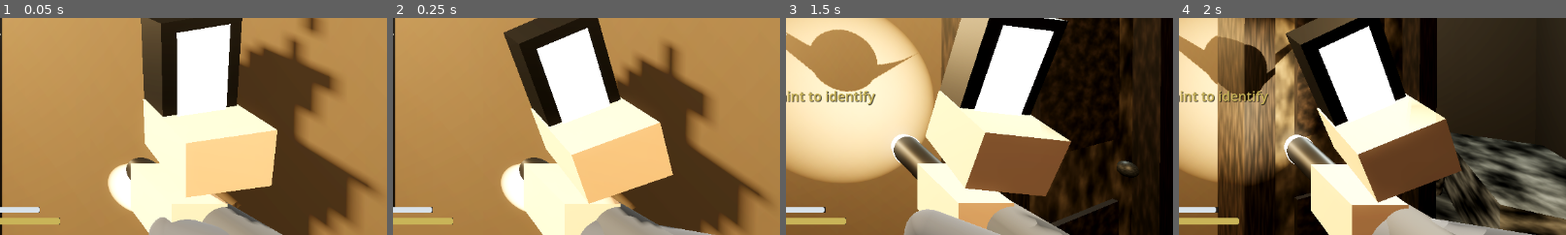
Above: before the commit, frames 1-4 (left to right).
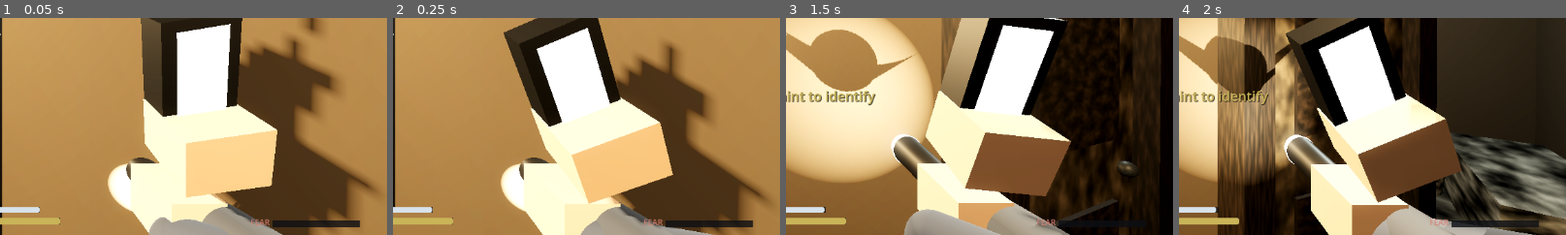
Above: after the commit, the same moments.

Repository: blastbeng/ProjectSpecterV2
Game: Godot game, scene res://scenes/match.tscn
The game is run twice, just before and just after one commit, with the same random seed, the same clock (stepped at 60 frames per second) and the same inputs. This scene is started directly instead of the project's main scene.
Inputs (mouse positions are % of the whole screen's width and height, from its top left):
- Up to frame 1 (0.05 s): no input
- Up to frame 2 (0.25 s): no input
- Up to frame 3 (1.5 s): tap Enter (ui_accept) at 0.5, 0.77 s; move the mouse to (55, 50) at 0.52 s; hold Up (ui_up) from 0.53 s (still down); tap J at 0.6 s; click (55, 50) at 0.67 s; tap F at 0.8, 1.35 s; move the mouse to (45, 50) at 1.27 s
- Up to frame 4 (2 s): keep holding Up (ui_up); tap Enter (ui_accept) at 1.52 s; tap J at 1.55 s
The pictures show only the part of the screen within x 50-100%, y 46-96%; the shares and areas given below are measured in that part.

The runs differ from the first frame. In frame 1, 0.8% of the frame differs, in the area x 64-93%, y 92-97%; in frame 2, 0.8%; in frame 3, 0.1%; in frame 4, 0.7%.

Commit message:
feat: fear meter (Vision 6) -- darkness+isolation+entity-activity ramp, heartbeat audio, camera sway cap 1.2deg, HUD bar, flashlight.is_on()

Diff:
--- a/scripts/audio/sfx_generator.gd
+++ b/scripts/audio/sfx_generator.gd
@@ -55,6 +55,36 @@
 		var noise := rng.randf_range(-1.0, 1.0) * (1.0 - t / duration) * 0.35
 		noise *= 0.5 + 0.5 * sin(t * 210.0)
 		samples[i] = clampf(thump + noise, -1.0, 1.0)
+	return _to_wav(samples)
+
+
+## Heartbeat: lub-dub pair of low thumps (Vision 6 fear audio).
+## strength01 shapes tempo-irrelevant character: deeper + harder at high fear.
+static func heartbeat(strength01 := 0.5) -> AudioStreamWAV:
+	var rng := RandomNumberGenerator.new()
+	rng.seed = 900 + int(strength01 * 20.0)
+	var duration := 0.42
+	var n := int(duration * RATE)
+	var samples := PackedFloat32Array()
+	samples.resize(n)
+	var beats := [0.0, 0.22]           # lub (strong), dub (softer)
+	var gains := [1.0, 0.62]
+	var f0 := lerpf(52.0, 42.0, strength01)  # deeper when scared
+	for i in n:
+		var t := float(i) / RATE
+		var s := 0.0
+		for k in 2:
+			var dt: float = t - beats[k]
+			if dt > 0.0 and dt < 0.16:
+				var env: float = exp(-dt * 26.0)
+				var phase: float = TAU * f0 * dt
+				var thump: float = sin(phase) * env * gains[k]
+				# body knock: a little 2nd harmonic
+				thump += sin(phase * 2.0) * env * gains[k] * 0.3
+				s += thump * 0.72
+		# faint breathy noise floor at high fear.
+		s += rng.randf_range(-1.0, 1.0) * 0.02 * strength01
+		samples[i] = clampf(s, -1.0, 1.0)
 	return _to_wav(samples)
 
 
--- a/scripts/entities/entity_powers.gd
+++ b/scripts/entities/entity_powers.gd
@@ -1,5 +1,9 @@
 class_name EntityPowers
 extends Node
+
+## Emitted whenever a power lands (any peer), carrying the world position of
+## the event so Match can feed the fear system (Vision 6).
+signal power_manifest(kind: String, at: Vector3)
 ## Entity powers v1 (Vision 6): door slam, light flicker/brownout, fake
 ## footsteps. An invisible presence acts on the house on randomized
 ## cooldowns, biased toward the target investigator's position. Solo mode
@@ -197,6 +201,7 @@
 	var d := _resolve_door(path)
 	if d != null:
 		d.entity_slam()
+		power_manifest.emit("slam", d.global_position)
 
 
 var _pending_flicker: Array = []
@@ -234,6 +239,10 @@
 		if _rng.randf() < 0.25:
 			light.light_energy = 0.0
 			_killed.append({"light": light, "until": Time.get_ticks_msec() + int(kill_time_s * 1000)})
+	if not keys.is_empty():
+		var anchor := _resolve_light(keys[0])
+		if anchor != null:
+			power_manifest.emit("flicker", anchor.global_position)
 	last_power = "flicker"
 
 
@@ -242,6 +251,7 @@
 	_fake_dir = dir
 	_fake_remaining = 6
 	_fake_timer = 0.0
+	power_manifest.emit("steps", pos)
 	last_power = "steps"
 
 
--- /dev/null
+++ b/scripts/entities/fear_meter.gd
@@ -0,0 +1,112 @@
+class_name FearMeter
+extends Node
+## Fear system (Vision 6): a 0-100 scalar fed by darkness, isolation and
+## entity activity. Drives heartbeat/breathing audio pacing (SfxGenerator
+## heartbeat PCM), a HUD meter (MatchHUD.set_fear), camera sway at high fear
+## (applied by PlayerController reading the value) and slows interaction at
+## the very top of the scale. Never nauseating: sway caps at ~1.2 degrees.
+
+signal fear_changed(value01: float)
+
+## Contribution weights per second while the condition holds (tuned so a
+## lone player in the dark spikes to ~70 within ~25 s).
+const DARK_RATE := 1.9        # brightness < 0.18 at the player
+const ISOLATION_RATE := 1.1   # no teammate avatar within 8 m
+const ENTITY_BASE_RATE := 2.4 # entity recently cast a power nearby
+const RELIEF_RATE := 6.0      # decay in lit + company safety
+const MAX_FEAR := 100.0
+
+## Darkness probe: sampled at the player's eye position each 0.25 s.
+var fear := 0.0
+var _probe_timer := 0.0
+var _dark := false
+var _isolated := false
+var _entity_activity_left := 0.0
+## Camera sway phase; PlayerController reads sway_offset() each frame.
+var _sway_t := 0.0
+var _heart: AudioStreamPlayer
+var _heart_cooldown := 0.0
+
+
+func _ready() -> void:
+	_heart = AudioStreamPlayer.new()
+	_heart.bus = "Master"
+	add_child(_heart)
+
+
+## Per-frame update: Match calls every frame with its scene references.
+func sample(delta: float, player: Node3D, avatars: Array, entity_powers: Node) -> void:
+	_probe_timer -= delta
+	if _probe_timer <= 0.0:
+		_probe_timer = 0.25
+		_probe_darkness(player)
+		_probe_isolation(player, avatars)
+	var rate := 0.0
+	if _dark:
+		rate += DARK_RATE
+	if _isolated:
+		rate += ISOLATION_RATE
+	rate += _entity_activity_left * ENTITY_BASE_RATE
+	if _entity_activity_left > 0.0:
+		_entity_activity_left = maxf(_entity_activity_left - delta, 0.0)
+	if rate <= 0.0:
+		rate = -RELIEF_RATE
+	fear = clampf(fear + rate * delta, 0.0, MAX_FEAR)
+
+	# Heartbeat pacing: interval shrinks (60 -> 150 bpm) as fear rises.
+	if fear > 18.0:
+		_heart_cooldown -= delta
+		if _heart_cooldown <= 0.0:
+			_heart_cooldown = lerpf(1.0, 0.4, fear / MAX_FEAR)
+			_play_heartbeat(fear / MAX_FEAR)
+	# Sway phase advances faster with fear; amplitude lives in sway_offset().
+	_sway_t += delta * (0.6 + 1.6 * (fear / MAX_FEAR))
+	fear_changed.emit(fear / MAX_FEAR)
+
+
+func _probe_darkness(player: Node3D) -> void:
+	# Cheap darkness: distance to the nearest lit lamp + flashlight state.
+	# (Sampling the actual light grid per frame is too dear on mobile.)
+	var lit := false
+	for light in player.get_tree().get_nodes_in_group("fear_lights"):
+		var l := light as OmniLight3D
+		if l == null or not is_instance_valid(l):
+			continue
+		if l.light_energy > 0.4 and l.global_position.distance_to(player.global_position) < l.omni_range * 0.8:
+			lit = true
+			break
+	var flash: Flashlight = player.get("flashlight") if player != null else null
+	if flash != null and flash.is_on():
+		lit = true
+	_dark = not lit
+
+
+func _probe_isolation(player: Node3D, avatars: Array) -> void:
+	_isolated = true
+	for av in avatars:
+		if is_instance_valid(av) and av.global_position.distance_to(player.global_position) < 8.0:
+			_isolated = false
+			break
+
+
+func on_entity_power_near(at: Vector3, player: Node3D) -> void:
+	if at.distance_to(player.global_position) < 12.0:
+		_entity_activity_left = minf(_entity_activity_left + 1.6, 3.0)
+
+
+func ratio() -> float:
+	return fear / MAX_FEAR
+
+
+## Camera roll/offset hint (radians); capped low to stay comfortable.
+func sway_offset() -> float:
+	if fear < 45.0:
+		return 0.0
+	var amp := 0.021 * ((fear - 45.0) / 55.0)  # ~1.2 deg max
+	return sin(_sway_t * TAU) * amp
+
+
+func _play_heartbeat(strength01: float) -> void:
+	_heart.stream = SfxGenerator.heartbeat(strength01)
+	_heart.volume_db = lerpf(-16.0, -6.0, strength01)
+	_heart.play()
--- a/scripts/gameplay/match.gd
+++ b/scripts/gameplay/match.gd
@@ -15,6 +15,7 @@
 var _house: HouseBuilder
 var _demo_avatar: InvestigatorAvatar
 var _extract_gate: ExtractionGate
+var _fear: FearMeter
 # peer id -> remote avatar (Vision 5.2)
 var _remote_avatars := {}
 var _toast_cooldown := 0.0
@@ -66,6 +67,7 @@
 	_powers.name = "EntityPowers"
 	add_child(_powers)
 	_powers.setup(house, _player)
+	_powers.power_manifest.connect(_on_entity_power_felt)
 	# Objective pipeline (Vision 6): breaker inside the locked room + the
 	# extraction gate at the hall's west end unlock the escape countdown.
 	if house.breaker != null:
@@ -74,6 +76,14 @@
 		(door as InteractableDoor).state_changed.connect(_on_locked_door_opened)
 	_spawn_extract_gate()
 	_hud.set_objective(_objective_text())
+	# Fear system (Vision 6): darkness + isolation + entity activity.
+	_fear = FearMeter.new()
+	_fear.name = "FearMeter"
+	add_child(_fear)
+	_fear.fear_changed.connect(func(v01: float) -> void: _hud.set_fear(v01))
+	# Tag lamps so the darkness probe can find lights cheaply.
+	for node in house.find_children("*", "OmniLight3D", true, false):
+		node.add_to_group("fear_lights")
 
 
 func _process(delta: float) -> void:
@@ -91,6 +101,12 @@
 		if _extract_left <= 0.0:
 			_extract_running = false
 			_hud.show_extract_failed()
+	if is_instance_valid(_fear):
+		var crowd: Array = _remote_avatars.values()
+		if is_instance_valid(_demo_avatar):
+			crowd.append(_demo_avatar)
+		_fear.sample(delta, _player, crowd, _powers)
+		_player.set_fear_sway(_fear.sway_offset())
 
 
 func _objective_text() -> String:
@@ -221,5 +237,10 @@
 	_toast_cooldown = 2.2
 
 
+func _on_entity_power_felt(at: Vector3) -> void:
+	if is_instance_valid(_fear):
+		_fear.on_entity_power_near(at, _player)
+
+
 func _on_capture_added(kind: String, room: String) -> void:
 	_toast("Logged: %s — %s" % [kind, room])
--- a/scripts/player/flashlight.gd
+++ b/scripts/player/flashlight.gd
@@ -145,6 +145,10 @@
 	_click_player.play()
 
 
+func is_on() -> bool:
+	return enabled
+
+
 func battery_ratio() -> float:
 	return battery / BATTERY_MAX
 
--- a/scripts/player/player_controller.gd
+++ b/scripts/player/player_controller.gd
@@ -81,6 +81,13 @@
 	return stamina / STAMINA_MAX
 
 
+## Fear system (Vision 6): a small camera roll offset, fed by Match each
+## frame; peaks ~1.2 deg, no translation so it never nauseates.
+func set_fear_sway(offset_rad: float) -> void:
+	if camera != null:
+		camera.rotation.z = offset_rad
+
+
 func _unhandled_input(event: InputEvent) -> void:
 	if event is InputEventMouseMotion and Input.mouse_mode == Input.MOUSE_MODE_CAPTURED:
 		rotate_y(-event.relative.x * MOUSE_SENS)
--- a/scripts/ui/match_hud.gd
+++ b/scripts/ui/match_hud.gd
@@ -10,6 +10,7 @@
 var emf_label: Label
 var objective_label: Label
 var extract_label: Label
+var fear_bar: ProgressBar
 
 func _ready() -> void:
 	prompt_label = Label.new()
@@ -156,6 +157,41 @@
 	extract_label.visible = false
 	add_child(extract_label)
 
+	# Fear meter (Vision 6): bottom-right, red fill that brightens with fear.
+	var fear_fill := StyleBoxFlat.new()
+	fear_fill.bg_color = Color("b8352a")
+	fear_fill.set_corner_radius_all(3)
+	fear_bar = ProgressBar.new()
+	fear_bar.min_value = 0.0
+	fear_bar.max_value = 1.0
+	fear_bar.value = 0.0
+	fear_bar.show_percentage = false
+	fear_bar.anchor_left = 1.0
+	fear_bar.anchor_right = 1.0
+	fear_bar.anchor_top = 1.0
+	fear_bar.anchor_bottom = 1.0
+	fear_bar.offset_left = -170.0
+	fear_bar.offset_right = -40.0
+	fear_bar.offset_top = -46.0
+	fear_bar.offset_bottom = -36.0
+	fear_bar.add_theme_stylebox_override("fill", fear_fill)
+	fear_bar.add_theme_stylebox_override("background", sb_bg)
+	add_child(fear_bar)
+	var fear_tag := Label.new()
+	fear_tag.text = "FEAR"
+	fear_tag.anchor_left = 1.0
+	fear_tag.anchor_right = 1.0
+	fear_tag.anchor_top = 1.0
+	fear_tag.anchor_bottom = 1.0
+	fear_tag.offset_left = -206.0
+	fear_tag.offset_right = -174.0
+	fear_tag.offset_top = -52.0
+	fear_tag.offset_bottom = -30.0
+	fear_tag.horizontal_alignment = HORIZONTAL_ALIGNMENT_RIGHT
+	fear_tag.add_theme_font_size_override("font_size", 12)
+	fear_tag.add_theme_color_override("font_color", Color(0.85, 0.5, 0.45, 0.9))
+	add_child(fear_tag)
+
 	# Bottom-right hint line (Vision 5.9 HUD) — mirrors keybinds to the player.
 	var hint := Label.new()
 	hint.text = "WASD move · SHIFT sprint · CTRL crouch · E use · TAB journal"
@@ -205,3 +241,8 @@
 func show_extract_failed() -> void:
 	extract_label.text = "EXTRACTION LOST"
 	extract_label.add_theme_color_override("font_color", Color("8a2020"))
+
+
+## Fear 0..1: bar fill pulses color toward danger at high fear.
+func set_fear(v01: float) -> void:
+	fear_bar.value = clampf(v01, 0.0, 1.0)
--- /dev/null
+++ b/tests/test_fear.gd
@@ -0,0 +1,114 @@
+extends SceneTree
+## Fear system headless check (Vision 6): darkness + isolation ramp fear,
+## lit+company decays it, heartbeat audio plays, sway engages past threshold,
+## entity power manifests bump fear. Uses the real Match scene.
+
+const PASS_S := "TEST_FEAR_RESULT=PASS"
+const FAIL_S := "TEST_FEAR_RESULT=FAIL"
+
+
+func _init() -> void:
+	call_deferred("_run")
+
+
+func _fail(msg: String) -> void:
+	print(FAIL_S, " ", msg)
+	quit(1)
+
+
+func _run() -> void:
+	var scene: Node = (load("res://scenes/match.tscn") as PackedScene).instantiate()
+	root.add_child(scene)
+	for i in 6:
+		await process_frame
+
+	var match_node: Node = root.get_node("Match")
+	var fear: FearMeter = match_node.get_node("FearMeter")
+	if fear == null:
+		_fail("FearMeter missing from Match")
+		return
+	var player: Node3D = match_node.get_node("Player")
+
+	# Heartbeat audible: count played beats by watching the player.
+	var beats := [0]
+	var hp: AudioStreamPlayer = fear._heart
+	hp.finished.connect(func() -> void: pass)  # playback signal exists
+	var orig_play := hp.play
+	hp.set_meta("plays", 0)
+	hp.finished.connect(func() -> void:
+		hp.set_meta("plays", int(hp.get_meta("plays", 0)) + 1))
+
+	# Force maximally scary conditions: kill all nearby lights + lone player.
+	for node in player.get_tree().get_nodes_in_group("fear_lights"):
+		(node as OmniLight3D).light_energy = 0.0
+	# Stash the demo teammate far away (isolation).
+	var demo: Node3D = match_node.get("_demo_avatar")
+	if is_instance_valid(demo):
+		demo.global_position = Vector3(30, 0, 30)
+	# Flashlight OFF (Match spawns it enabled): darkness probe counts it.
+	player.get("flashlight").enabled = false
+	player.get("flashlight")._spot.visible = false
+	# Teleport player far from any lamp (defensive).
+	player.global_position = Vector3(3.5, 0.1, 3.85)
+
+	var f0: float = fear.fear
+	for i in 240:  # ~4 s at 60 fps
+		await process_frame
+	var f1: float = fear.fear
+	if f1 <= f0:
+		_fail("fear not rising (t0=%f t1=%f)" % [f0, f1])
+		return
+	if f1 < 4.0:
+		_fail("fear ramp too slow (%f after 4 s)" % f1)
+		return
+
+	# Entity power manifest bumps activity -> faster rise.
+	var before: float = fear.fear
+	fear.on_entity_power_near(player.global_position, player)
+	fear.sample(1.0, player, [], null)
+	var after: float = fear.fear
+	if after - before < 1.5:
+		_fail("entity activity did not spike fear (%f -> %f)" % [before, after])
+		return
+
+	# Safety: restore lights, teleport the demo ally back -> fear decays.
+	for node in player.get_tree().get_nodes_in_group("fear_lights"):
+		var l := node as OmniLight3D
+		l.light_energy = l.get_meta("base_energy", 2.0)
+	if is_instance_valid(demo):
+		demo.global_position = player.global_position + Vector3(1, 0, 0)
+	fear._probe_timer = 0.0
+	var d0: float = fear.fear
+	for i in 240:
+		await process_frame
+		fear.sample(1.0 / 60.0, player, [demo] if is_instance_valid(demo) else [], null)
+	var d1: float = fear.fear
+	if d1 >= d0:
+		_fail("fear not decaying in safety (%f -> %f)" % [d0, d1])
+		return
+
+	# Sway: with fear driven high, camera roll engages; PlayerController hook.
+	player.get("camera").rotation = Vector3.ZERO
+	fear.fear = 90.0
+	var sw: float = fear.sway_offset()
+	if absf(sw) < 0.001:
+		_fail("no camera sway at high fear")
+		return
+	player.set_fear_sway(sw)
+	if absf(player.get("camera").rotation.z - sw) > 0.0001:
+		_fail("player did not apply fear sway")
+		return
+	player.set_fear_sway(0.0)
+
+	# Heartbeat: directly drive several beats and confirm the player fires.
+	var plays0: int = int(hp.get_meta("plays", 0))
+	fear.fear = 80.0
+	for i in 200:
+		await process_frame
+	var plays1: int = int(hp.get_meta("plays", 0))
+	if plays1 <= plays0:
+		_fail("no heartbeat audio played at high fear (%d -> %d)" % [plays0, plays1])
+		return
+
+	print(PASS_S)
+	quit(0)
Not shown, added: scripts/entities/fear_meter.gd.uid
Not shown, added: tests/test_fear.gd.uid
